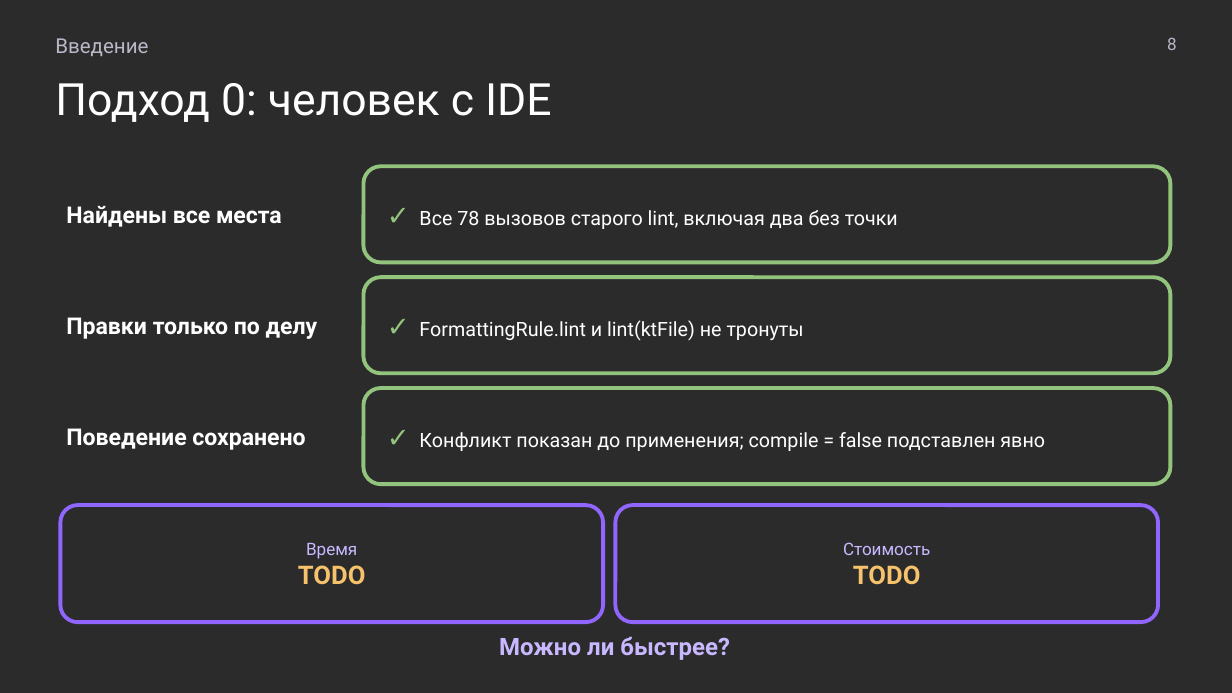
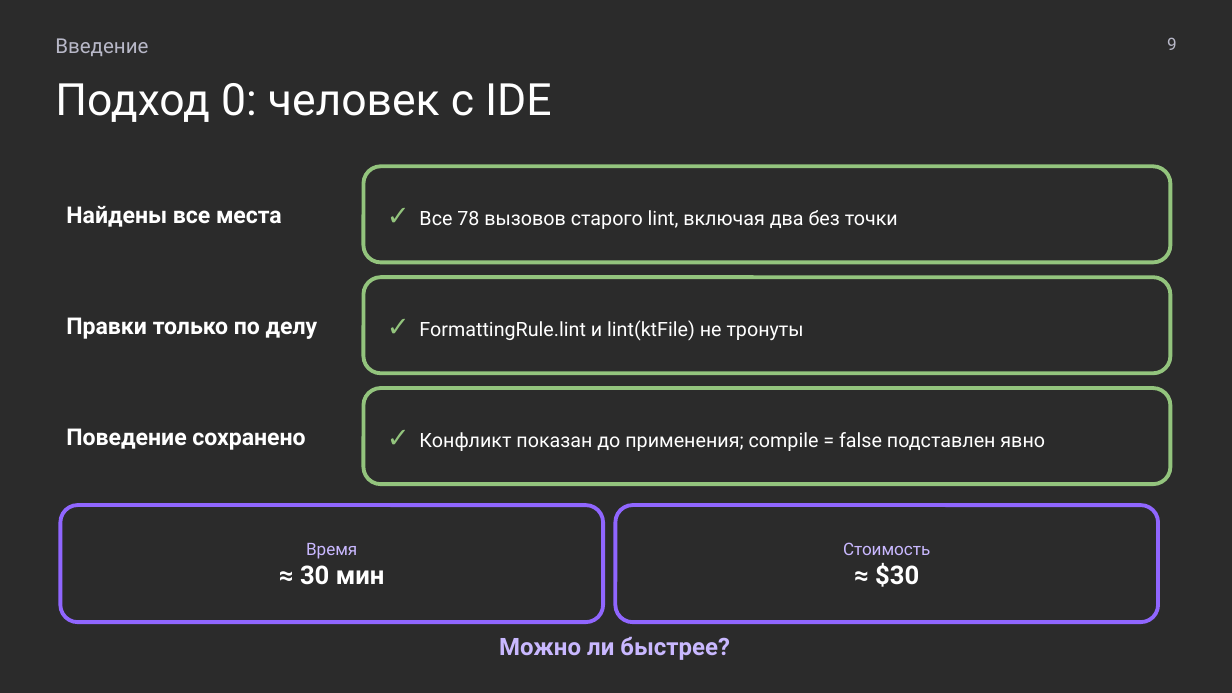
Before and after one commit to MchKosticyn/ide-refactoring-in-ai-agents, a slide deck: slide 9 of Доклад_ Рефакторинг в ИИ-агентах.pptx (slide 8 before the commit). Drawn at 1232x693 pixels with LibreOffice and Linux fonts; fonts in the diff are those of the drawing; background and template pictures are left out; a plain dark background stands for a picture behind light text. Boxes give left, top, right and bottom in pixels: in the first picture for what was removed or moved away, otherwise in the second. Text is boxed around its words. In the diff, an @@ line names an element or a change of style, - is before the commit and + after.

```diff
--- a/Доклад_ Рефакторинг в ИИ-агентах.pptx
+++ b/Доклад_ Рефакторинг в ИИ-агентах.pptx
@@ text at box(1167, 37, 1177, 50): text changed @@
-8
+9
@@ text in rounded rectangle at box(300, 565, 385, 585): text changed; text colour #F6C26B to #FFFFFF @@
-TODO
+≈ 30 мин
@@ text in rounded rectangle at box(875, 563, 919, 587): text changed; text colour #F6C26B to #FFFFFF @@
-TODO
+≈ $30
```
Also in this commit, not shown: 40 other slides changed, 4 slides added, 2 slides removed, 4 other files.
